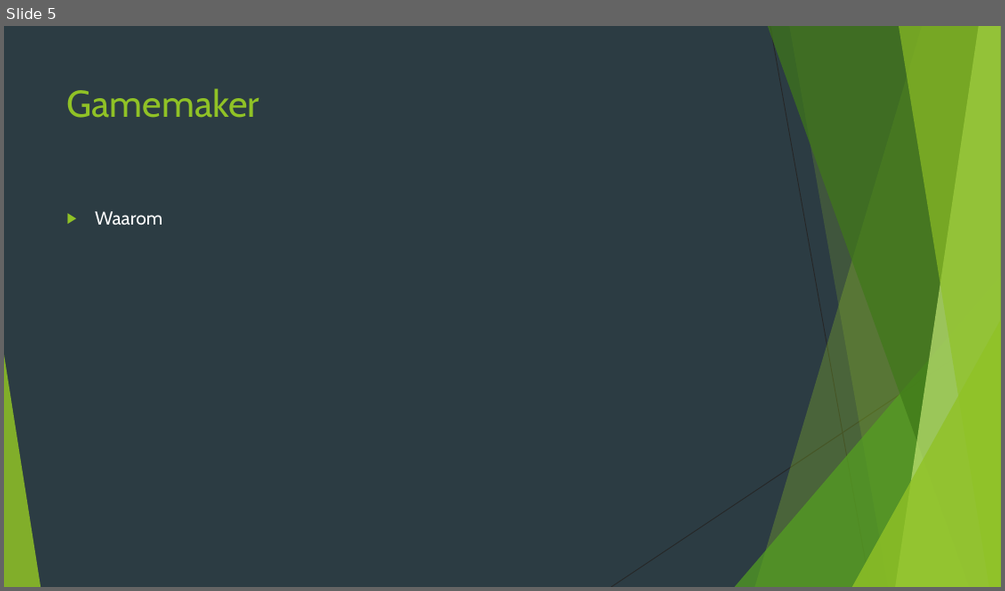
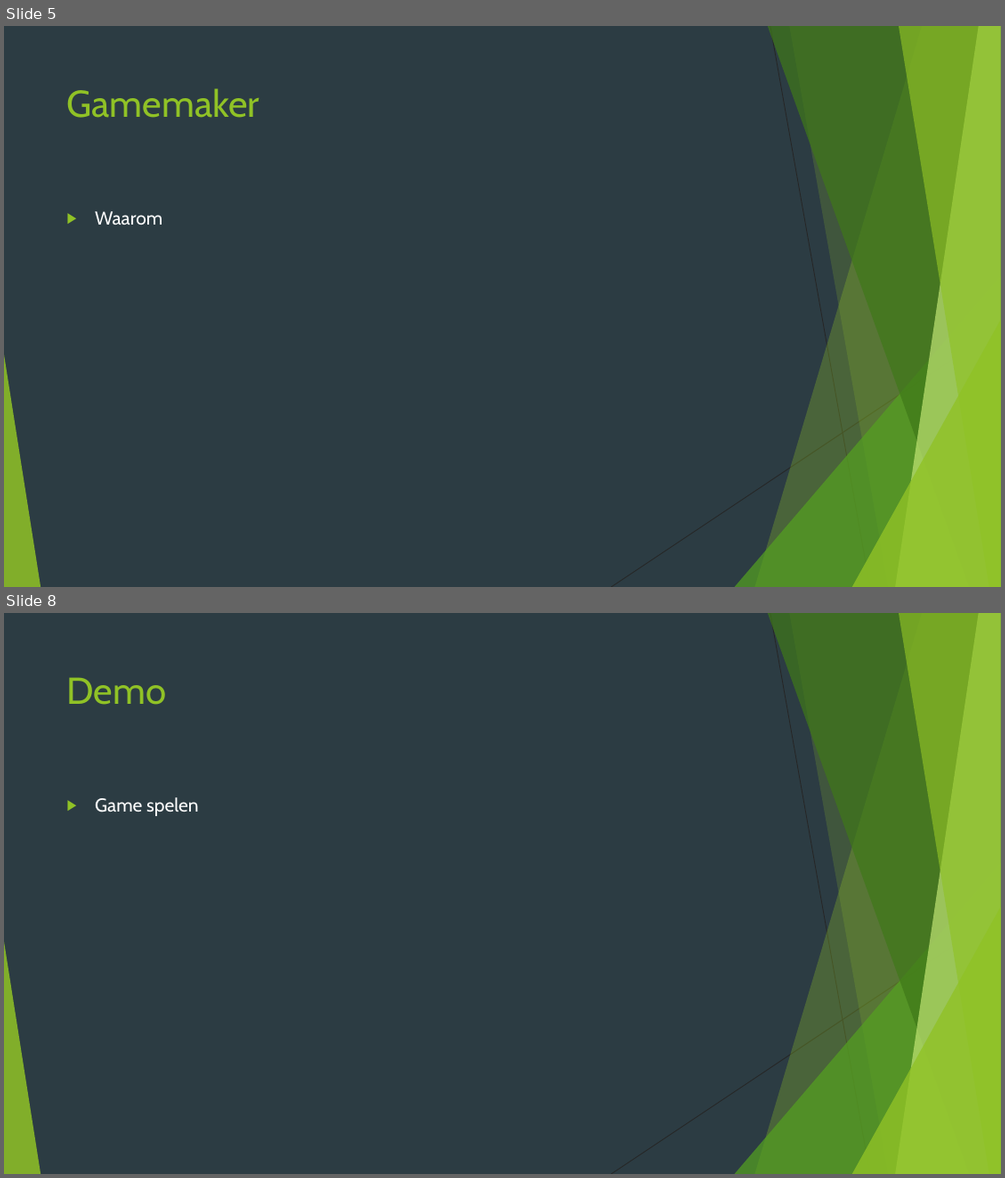
Before and after one commit to boydsmit/Extra-opdracht, a slide deck: Documentation/Expending space herkansing.pptx. Shown one above the other, each under a label of ours: slide 5 before the commit, slides 5 and 8 after it; the slides between them are not shown. The pictures are 1005x591 and 1005x1178 pixels, drawn with LibreOffice and Linux fonts; fonts in the diff are those of the drawing. Boxes give left, top, right and bottom in pixels: in the first picture for what was removed or moved away, otherwise in the second. Text is boxed around its words. In the diff, an @@ line names an element or a change of style, - is before the commit and + after.

```diff
--- a/Documentation/Expending space herkansing.pptx
+++ b/Documentation/Expending space herkansing.pptx
@@ slide 8 added at (x1=4, y1=613, x2=1001, y2=1174), background #2C3C43; not listed: 10 template elements that a slide beside it also shows @@
@@ title added at (x1=67, y1=677, x2=167, y2=705), 36 pt, text #90C226 @@
+Demo
@@ text added at (x1=95, y1=797, x2=198, y2=816), 18 pt, text #FFFFFF @@
+▶ Game spelen
```
Also in this commit, not shown: 2 other slides added.
